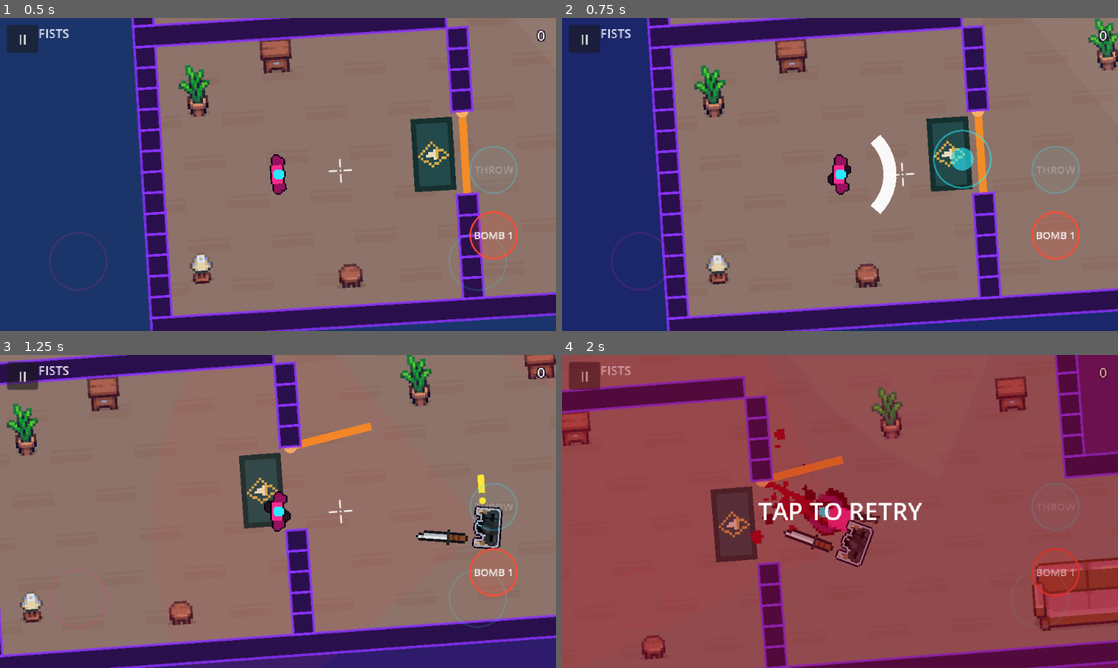
Above: before the commit, frames 1-4 (two rows, left to right).
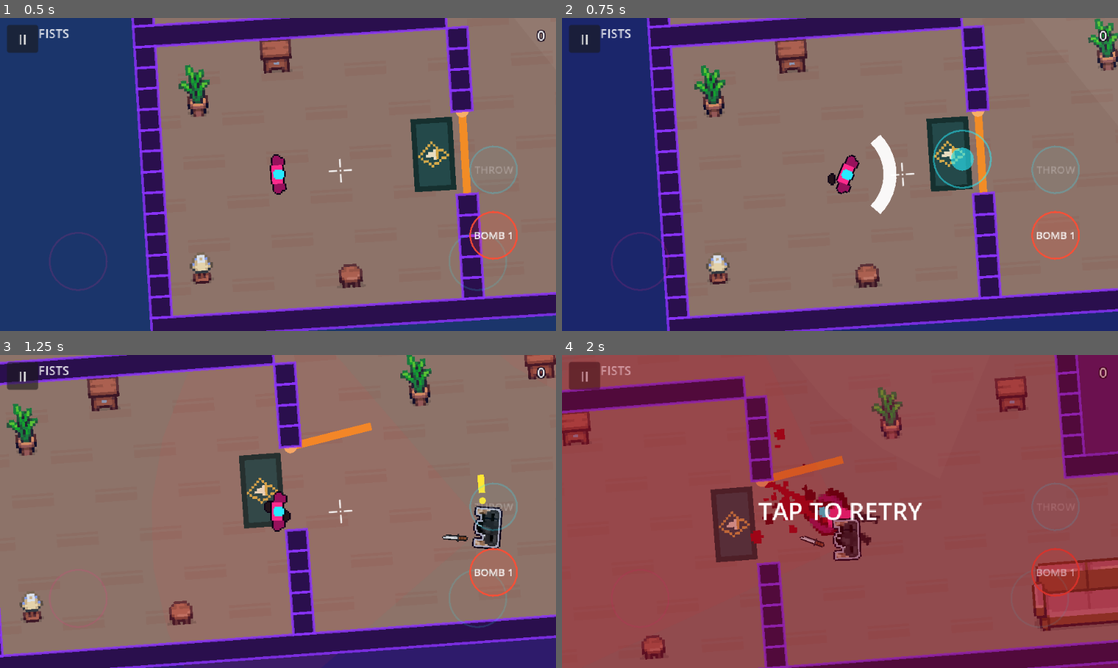
Above: after the commit, the same moments.

Repository: Evildodo3301/cyberhouse
Game: Godot game, scene res://scenes/levels/level_01.tscn
Two runs of this game, one before a commit and one after it. Both use one fixed random seed, a clock stepped at 60 frames per second and the inputs below.
Inputs (mouse positions are in pixels of both pictures, inside the frame that each line leads up to):
- Up to frame 1 (0.5 s): no input
- Up to frame 2 (0.75 s): tap Enter at 0.5 s; move the mouse to (962, 158) at 0.52 s; hold D (move_right) from 0.53 s (still down); tap Space (attack) at 0.6 s; click (962, 158) at 0.67 s
- Up to frame 3 (1.25 s): keep holding D (move_right)
- Up to frame 4 (2 s): release D (move_right) at 1.25 s; drag from (728, 527) to (856, 489) at 1.27 s

Frame 1 is identical in both runs. In frame 2, 0.4% of the frame differs, in the area x 48-54%, y 43-57%; in frame 3, 0.3%; in frame 4, 0.9%, in the area x 39-57%, y 52-68%.

Commit message:
Held weapons smaller than the body; attacks twist, lunge and kick back; bump to 0.5.7
- Held weapons are drawn at most 10 px long (the body is ~14 px across),
  so the machine gun no longer looks bigger than you.
- Until the attack frames arrive, swings are code-driven: the torso twists
  back in the wind-up, whips through the arc and lunges forward, then
  settles; each shot kicks you back. Enemies lean back then lunge into their
  swing, and kick back when they fire.

Co-Authored-By: Claude Opus 5.5 (1M context) <noreply@anthropic.com>
Claude-Session: https://claude.ai/code/session_01NRYTnNTQ9YXp86yos9nk5w

Diff:
--- a/scripts/enemies/grunt.gd
+++ b/scripts/enemies/grunt.gd
@@ -728,6 +728,12 @@
 		_sprite.frame = KNOCKED_FRAME
 		return
 	_sprite.rotation = facing.angle() + PI * 0.5
+	_sprite.position = facing * _attack_shift()
+	if state == State.ATTACK:
+		# Code-driven swing until the attack frames arrive: twist back in the
+		# wind-up, whip through at the hit.
+		var t := _state_time / maxf(settings.attack_windup, 0.01)
+		_sprite.rotation += -0.5 * minf(t, 1.0) if not _struck else lerpf(-0.5, 0.5, minf((t - 1.0) * 6.0, 1.0))
 	if state == State.ATTACK and not _struck:
 		_sprite.frame = PUNCH_FRAME
 	elif velocity.length() > 5.0:
@@ -735,6 +741,19 @@
 		_sprite.frame = int(_walked / stride_per_frame) % SHEET_COLUMNS
 	else:
 		_sprite.frame = 0
+
+
+## How far the body leans along `facing`: back in the wind-up, a lunge at
+## the hit, a kick back on each shot.
+func _attack_shift() -> float:
+	if _muzzle_time > 0.0:
+		return -2.0 * _muzzle_time / _muzzle_length()
+	if state != State.ATTACK:
+		return 0.0
+	if not _struck:
+		return -1.5 * minf(_state_time / maxf(settings.attack_windup, 0.01), 1.0)
+	var after := _state_time - settings.attack_windup
+	return 3.5 * maxf(1.0 - after / maxf(settings.attack_recovery, 0.01), 0.0)
 
 
 ## The corpse the gore layer paints when it dies (empty = placeholder shapes).
@@ -792,9 +811,9 @@
 		# The gun it will drop, held at its side.
 		var hand := facing.orthogonal() * 5.0 + facing * 6.0
 		if carried_weapon.floor_texture:
-			var size := carried_weapon.floor_texture.get_size()
-			o.draw_set_transform(hand, facing.angle())
-			o.draw_texture(carried_weapon.floor_texture, Vector2(0, -size.y / 2.0))
+			var size := carried_weapon.held_size()
+			o.draw_set_transform(hand + facing * _attack_shift(), facing.angle())
+			o.draw_texture_rect(carried_weapon.floor_texture, Rect2(Vector2(0, -size.y / 2.0), size), false)
 			o.draw_set_transform(Vector2.ZERO)
 		else:
 			o.draw_line(hand, hand + facing * 6.0, carried_weapon.color, 2.5)
--- a/scripts/player/player.gd
+++ b/scripts/player/player.gd
@@ -38,6 +38,14 @@
 ## how many blows land (the kill comes with the last one).
 const FINISH_RANGE := 22.0
 const FINISH_TIME := 0.6
+## Attack motion (until the attack frames arrive): swings twist the torso
+## through the arc and lunge it forward; shots kick it back.
+const SWING_TWIST := 0.6     # radians either side of the aim
+const SWING_TIME := 0.1      # seconds the whip through the arc takes
+const SETTLE_TIME := 0.08    # then back to the aim
+const LUNGE := 3.5           # pixels forward at the hit
+const RECOIL := 2.0          # pixels back per shot
+const RECOIL_TIME := 0.08
 const FINISH_BLOWS := 3
 const CROSSHAIR_TEXTURE := preload("res://assets/ui/crosshair.png")
 
@@ -101,6 +109,7 @@
 var _finish_blows: int = 0
 var _stride: float = 0.0   # distance walked, drives the step animation
 var _muzzle_flash: float = 0.0   # seconds the flash at the barrel stays visible
+var _pose_time: float = -1.0   # seconds since the last strike or shot (-1 = at rest)
 var _fire_anim: float = -1.0   # seconds into the weapon's fire / swing frames (-1 = none)
 var _crosshair: Sprite2D
 var _sprite: Sprite2D        # arms, body and head, on the torso (turns with the aim)
@@ -224,10 +233,41 @@
 		facing = velocity.normalized()      # ...otherwise face where you walk
 
 
+## Code-driven attack motion. Melee: in the wind-up the torso twists back
+## to one side, at the hit it whips through to the other and lunges forward,
+## then settles. Gun: each shot kicks the torso (and the gun) back a little.
+func _update_attack_pose(delta: float) -> void:
+	var twist := 0.0
+	var shift := 0.0
+	if _pose_time >= 0.0:
+		_pose_time += delta
+	if has_gun():
+		if _pose_time >= 0.0 and _pose_time < RECOIL_TIME:
+			shift = -RECOIL * (1.0 - _pose_time / RECOIL_TIME)
+	elif _attack_state == AttackState.WINDUP and weapon.windup_time > 0.0:
+		var t := 1.0 - _attack_timer / weapon.windup_time
+		twist = -SWING_TWIST * t
+		shift = -1.0 * t
+	elif _pose_time >= 0.0 and _pose_time < SWING_TIME + SETTLE_TIME:
+		var t := _pose_time / SWING_TIME
+		if t < 1.0:
+			twist = lerpf(-SWING_TWIST, SWING_TWIST, ease(t, 0.4))   # fast whip
+			shift = LUNGE * sin(t * PI * 0.5)
+		else:
+			var back := 1.0 - (_pose_time - SWING_TIME) / SETTLE_TIME
+			twist = SWING_TWIST * back   # settle back to the aim
+			shift = LUNGE * back
+	if _pose_time >= SWING_TIME + SETTLE_TIME:
+		_pose_time = -1.0
+	_torso.rotation += twist
+	_torso.position = facing * shift
+
+
 ## Turns the two body parts. The torso snaps to the aim; the legs turn
 ## smoothly toward the way we move, and ignore the aim completely.
 func _update_body(delta: float) -> void:
 	_torso.rotation = facing.angle()   # angle() = atan2(y, x)
+	_update_attack_pose(delta)
 	var speed := velocity.length()
 	if speed > settings.legs_idle_speed:
 		# How far to turn this frame. Using exp() makes the turn feel the same
@@ -330,6 +370,7 @@
 ## The moment the swing lands: hit every target inside the arc.
 func _strike() -> void:
 	_swing_flash = 0.08
+	_pose_time = 0.0
 	_start_fire_anim()
 	for target in _targets_in_swing(_attack_direction):
 		target.take_hit(self, _attack_direction, "melee")
@@ -374,6 +415,7 @@
 func _fire() -> void:
 	ammo -= 1
 	_muzzle_flash = 0.05
+	_pose_time = 0.0
 	_start_fire_anim()
 	_light_time = LIGHT_TIME
 	for i in maxi(weapon.pellets, 1):
@@ -486,6 +528,7 @@
 	while _finish_blows < mini(due, FINISH_BLOWS):
 		_finish_blows += 1
 		_swing_flash = 0.06
+		_pose_time = 0.0
 		Game.shake(3.0, _attack_direction)
 	if _finish_blows >= FINISH_BLOWS:
 		var enemy := _finishing
@@ -752,9 +795,9 @@
 	if _sprite:
 		if weapon.floor_texture and weapon != settings.start_weapon:
 			# Gun held out in both hands; a blade in the right hand.
-			var size := weapon.floor_texture.get_size()
+			var size := weapon.held_size()
 			var at := Vector2(4, -size.y / 2.0) if has_gun() else Vector2(1, 4 - size.y / 2.0)
-			_torso.draw_texture(weapon.floor_texture, at)
+			_torso.draw_texture_rect(weapon.floor_texture, Rect2(at, size), false)
 		elif has_gun():
 			_torso.draw_rect(Rect2(5, -1.25, 6, 2.5), weapon.color)   # held out in both hands
 		elif weapon != settings.start_weapon:
--- a/scripts/weapons/weapon_data.gd
+++ b/scripts/weapons/weapon_data.gd
@@ -65,6 +65,20 @@
 @export var fire_fps: float = 60.0
 
 
+## Size to draw the floor sprite at when it's held: never longer than
+## HELD_MAX_LENGTH px, so even the machine gun stays smaller than the body
+## (about 14 px across the shoulders).
+const HELD_MAX_LENGTH := 10.0
+const HELD_MAX_SCALE := 0.6
+
+
+func held_size() -> Vector2:
+	if floor_texture == null:
+		return Vector2.ZERO
+	var size := floor_texture.get_size()
+	return size * minf(HELD_MAX_SCALE, HELD_MAX_LENGTH / size.x)
+
+
 ## Frame `index` of a strip of `count` frames laid side by side.
 static func frame_rect(texture: Texture2D, count: int, index: int) -> Rect2:
 	var w := texture.get_width() / float(count)
--- a/tests/m1_smoke_test.gd
+++ b/tests/m1_smoke_test.gd
@@ -751,5 +751,33 @@
 	touch(0, Vector2(140, 250), false)
 	check(not guard.is_alive() and not player.is_finishing(), "after about 0.6 s the enemy is dead")
 
+	# 35. Attacks move the body; held weapons stay smaller than you.
+	await reload_room(false)
+	main = current_scene
+	player = main.get_node("Player")
+	player.global_position = Vector2(200, 200)
+	await wait_frames(2)
+	var torso: Node2D = player.get_node("Torso")
+	player.equip(load("res://data/weapons/machete.tres"), -1)
+	var widest_twist := 0.0
+	var furthest := 0.0
+	player.request_attack(Vector2.RIGHT)
+	for i in 20:
+		await physics_frame
+		widest_twist = maxf(widest_twist, absf(angle_difference(torso.rotation, player.facing.angle())))
+		furthest = maxf(furthest, torso.position.dot(player.facing))
+	check(widest_twist > 0.4 and furthest > 2.0, "a swing twists the torso and lunges (%.2f rad, %.1f px)" % [widest_twist, furthest])
+	await wait_frames(10)
+	check(torso.position.length() < 0.01 and absf(angle_difference(torso.rotation, player.facing.angle())) < 0.01, "then it settles back to the aim")
+	player.equip(load("res://data/weapons/pistol.tres"), 8)
+	var kicked := 0.0
+	player.request_attack(Vector2.RIGHT)
+	for i in 6:
+		await physics_frame
+		kicked = minf(kicked, torso.position.dot(player.facing))
+	check(kicked < -1.0, "a shot kicks you back (%.1f px)" % kicked)
+	var big_gun: WeaponData = load("res://data/weapons/machine_gun.tres")
+	check(big_gun.held_size().x <= 10.0, "the biggest held gun is shorter than you are wide (%.0f px)" % big_gun.held_size().x)
+
 	print("\n%s (%d failure(s))" % ["ALL PASSED" if failures == 0 else "SOME FAILED", failures])
 	quit(failures)
Not shown, changed: export_presets.cfg
